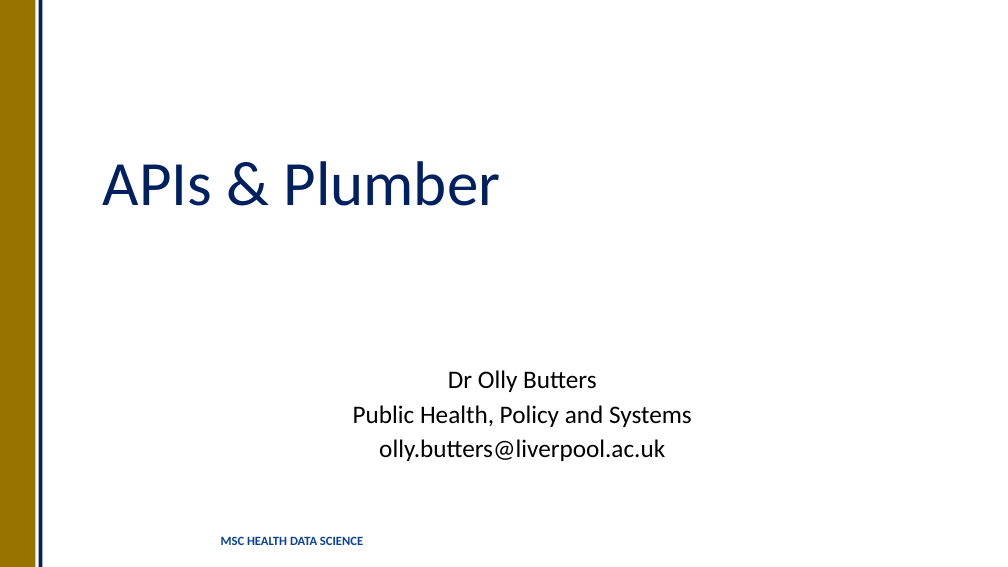
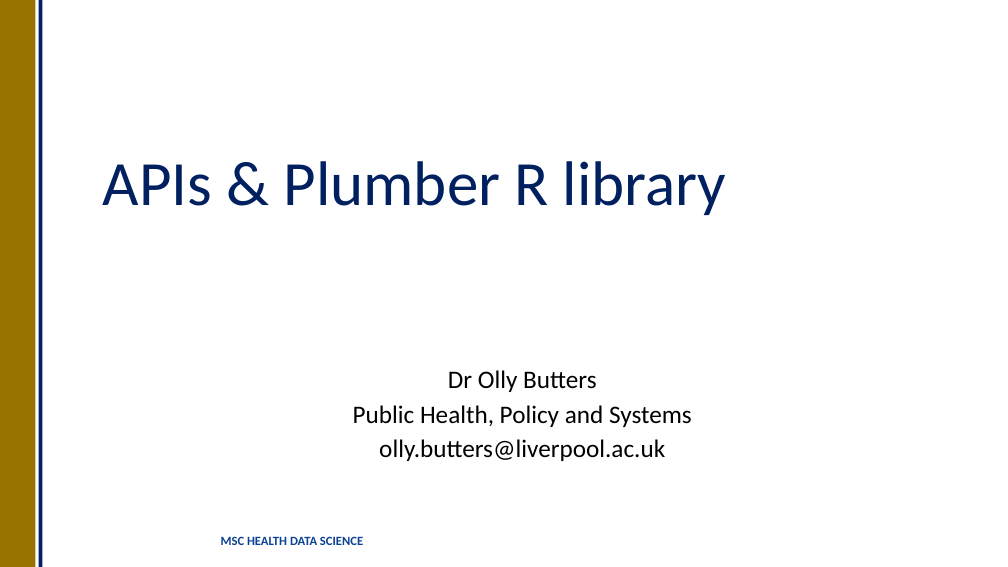
Before and after one commit to OllyButters/HDS-plumber, a slide deck: slide 1 of api_plumber_slides.pptx. Drawn at 1008x567 pixels with LibreOffice and Linux fonts; fonts in the diff are those of the drawing; background and template pictures are left out. Boxes give left, top, right and bottom in pixels: in the first picture for what was removed or moved away, otherwise in the second. Text is boxed around its words. In the diff, an @@ line names an element or a change of style, - is before the commit and + after.

```diff
--- a/api_plumber_slides.pptx
+++ b/api_plumber_slides.pptx
@@ title at (103, 161, 727, 215): text changed @@
-APIs & Plumber
+APIs & Plumber R library
```
Also in this commit, not shown: 9 other slides changed, 2 slides added, 2 other files.
